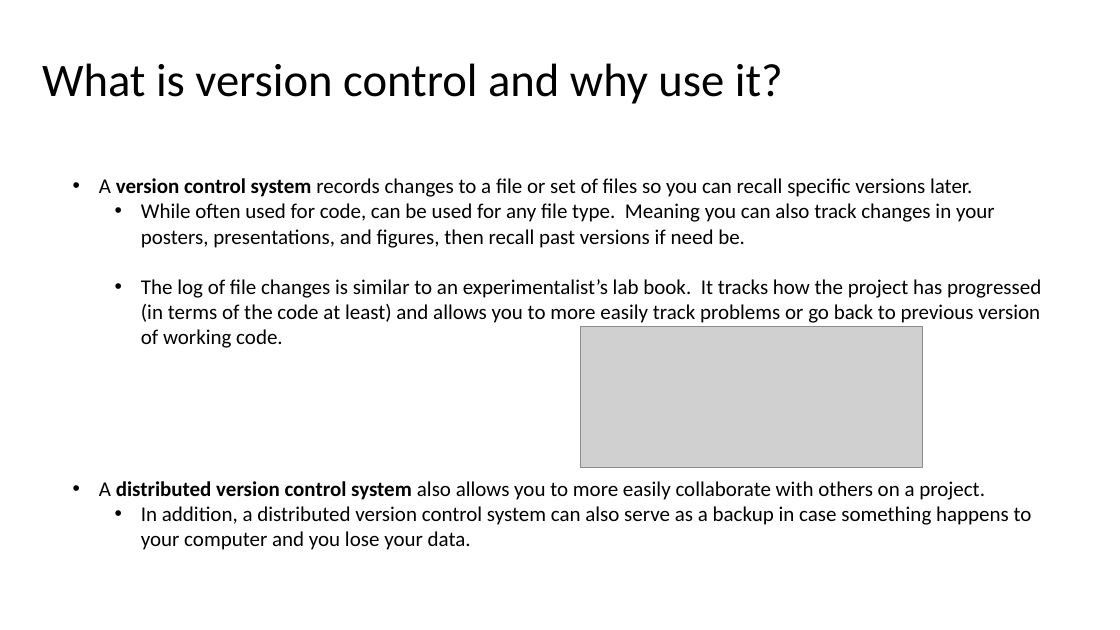
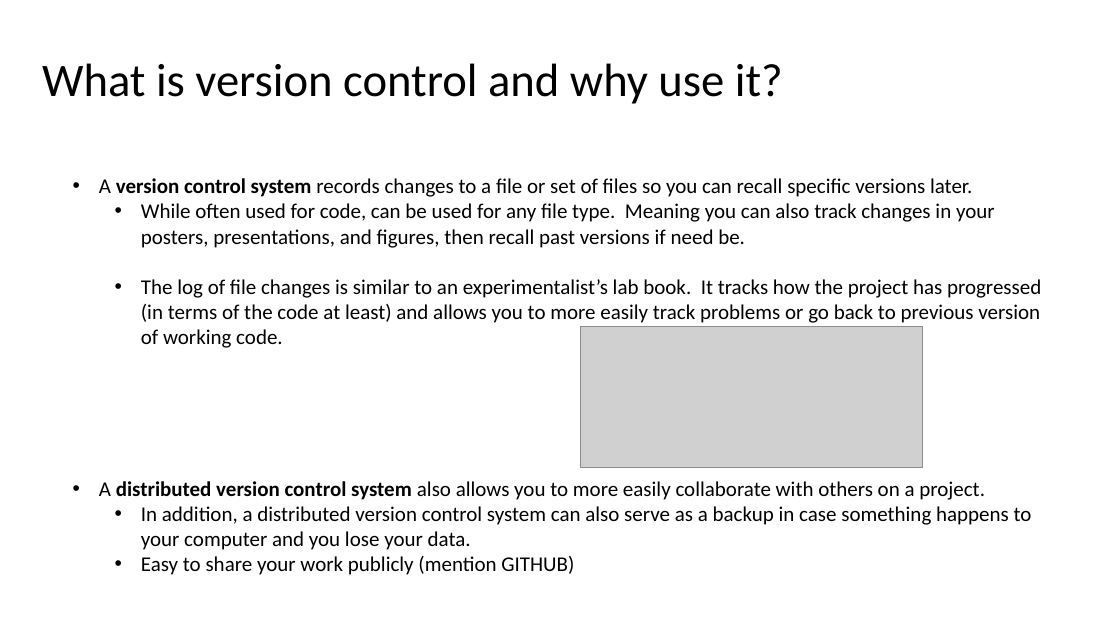
Before and after one commit to jwrauch/git-group-meeting-presentation, a slide deck: slide 3 of learn-to-git.pptx. Drawn at 1120x630 pixels with LibreOffice and Linux fonts; fonts in the diff are those of the drawing; grey boxes stand for pictures. Boxes give left, top, right and bottom in pixels: in the first picture for what was removed or moved away, otherwise in the second. Text is boxed around its words. In the diff, an @@ line names an element or a change of style, - is before the commit and + after.

```diff
--- a/learn-to-git.pptx
+++ b/learn-to-git.pptx
@@ text at (141,556,574,575): paragraph added @@
+  • Easy to share your work publicly (mention GITHUB)
```
Also in this commit, not shown: 2 other slides changed.
